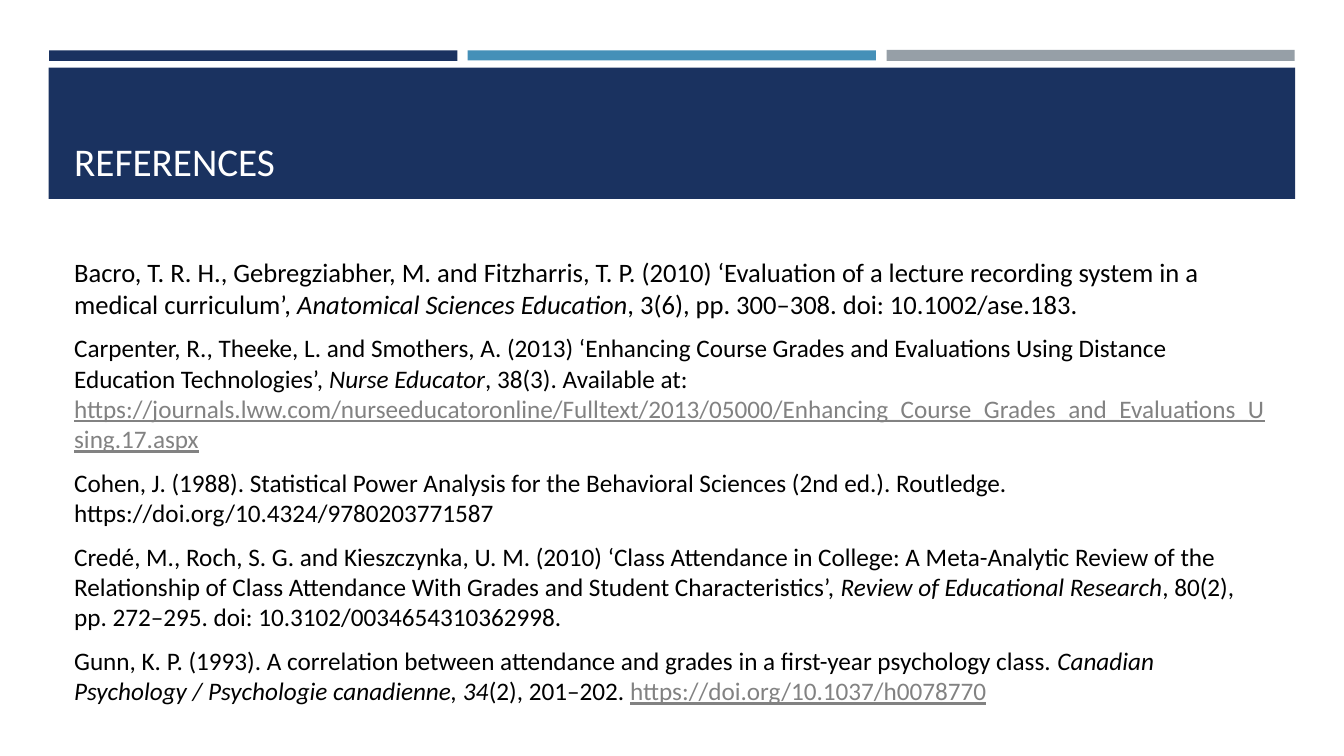
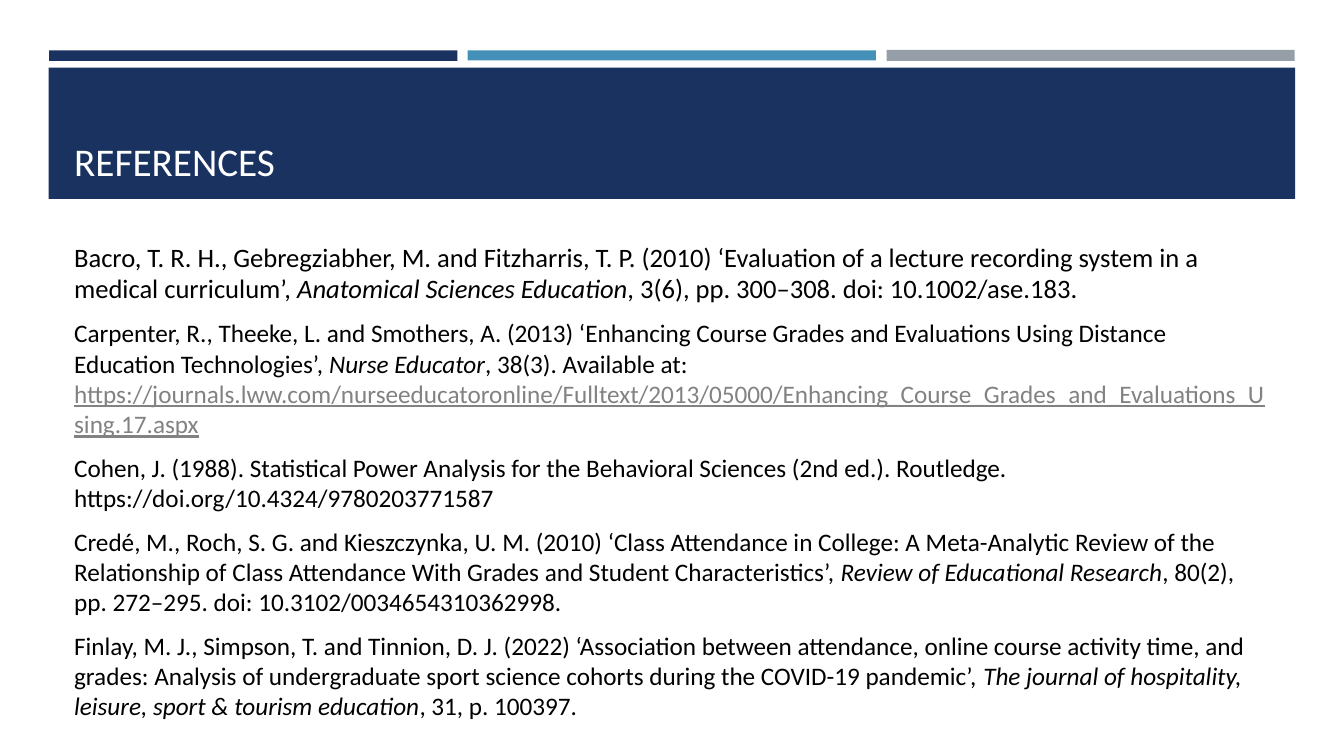
Before and after one commit to ChrisAcornleyPhD/CAP512Data, a slide deck: slide 42 of scripts/CAP512.pptx (slide 33 before the commit). Drawn at 1344x756 pixels with LibreOffice and Linux fonts; fonts in the diff are those of the drawing. Boxes give left, top, right and bottom in pixels: in the first picture for what was removed or moved away, otherwise in the second. Text is boxed around its words. In the diff, an @@ line names an element or a change of style, - is before the commit and + after.

Commit message:
Updated Powerpoint with slides and analysis

```diff
--- a/scripts/CAP512.pptx
+++ b/scripts/CAP512.pptx
@@ text at (x1=74, y1=636, x2=1244, y2=719): text changed @@
-Gunn, K. P. (1993). A correlation between attendance and grades in a first-year psychology class. Canadian Psychology / Psychologie canadienne, 34(2), 201–202. https://doi.org/10.1037/h0078770
+Finlay, M. J., Simpson, T. and Tinnion, D. J. (2022) ‘Association between attendance, online course activity time, and grades: Analysis of undergraduate sport science cohorts during the COVID-19 pandemic’, The journal of hospitality, leisure, sport & tourism education, 31, p. 100397.
```
Also in this commit, not shown: 15 other slides changed, 10 slides added.
